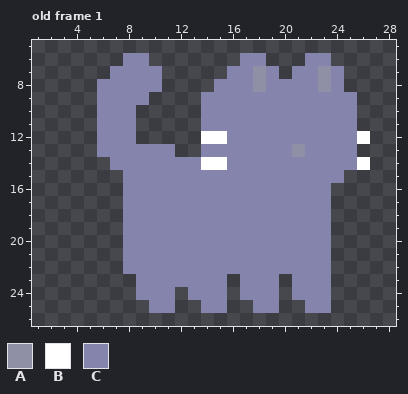
A pixel-art file gets an edit: project/characters/player_character/art/russian blue walk1.aseprite. That is the earlier state.
32x32 pixels, 4 frames. Colours within 5 levels of each other are drawn and written as one. Shown: old frame 1: x 1..28, y 5..26.
Palette (. is transparent): A #8f90a5  B #ffffff  C #8584ac
Pixels before, old frame 1, first column x 6:
 6 ..CC.......CC...CC...
 7 .CCCC.....CCAC.CCAC..
 8 CCCCC....CCCACCCCAC..
 9 CCCC....CCCCCCCCCCCC.
10 CCC.....CCCCCCCCCCCC.
11 CCC.....CCCCCCCCCCCC.
12 CCC.....BBCCCCCCCCCCB
13 CCCCCC..CCCCCCCACCCC.
14 .CCCCCCCBBCCCCCCCCCCB
15 ..CCCCCCCCCCCCCCCCC..
16 ..CCCCCCCCCCCCCCCC...
17 ..CCCCCCCCCCCCCCCC...
18 ..CCCCCCCCCCCCCCCC...
19 ..CCCCCCCCCCCCCCCC...
20 ..CCCCCCCCCCCCCCCC...
21 ..CCCCCCCCCCCCCCCC...
22 ..CCCCCCCCCCCCCCCC...
23 ...CCCCCCC.CCC.CCC...
24 ...CCC.CCC.CCC.CCC...
25 ....CC..CC..CC..CC...
New version:
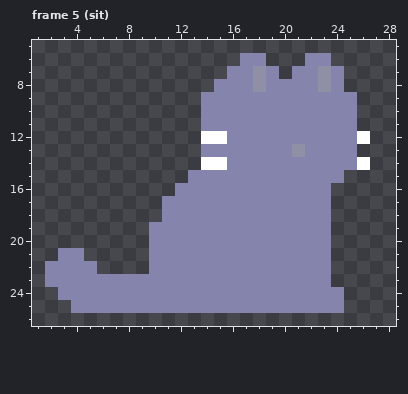
A new or re-ordered frame is compared with the old frame closest to it.
Edits made:
frames 4 -> 5
Frame 5 (sit) is new; against old frame 1:
Colour C now appears in row 21 at x 3 to 4; in row 22 at x 2 to 5; in row 23 at x 2 to 8, 16 and 20; in row 24 at x 3 to 8, 12, 16, 20 and 24; in row 25 at x 4 to 9, 12 to 13, 16 to 17, 20 to 21 and 24.
The edit erases colour C in row 6 at x 8 to 9; in row 7 at x 7 to 10; in row 8 at x 6 to 10; in row 9 at x 6 to 9; in rows 10 to 12 at x 6 to 8; in row 13 at x 6 to 11.
The edit erases colour C in row 14 at x 7 to 13; in row 15 at x 8 to 12; in row 16 at x 8 to 11; in rows 17 to 18 at x 8 to 10; in rows 19 to 22 at x 8 to 9.
Boxes around the changes in both pictures, in picture pixels (x1, y1, x2, y2):
changed: (45, 53, 344, 313)
